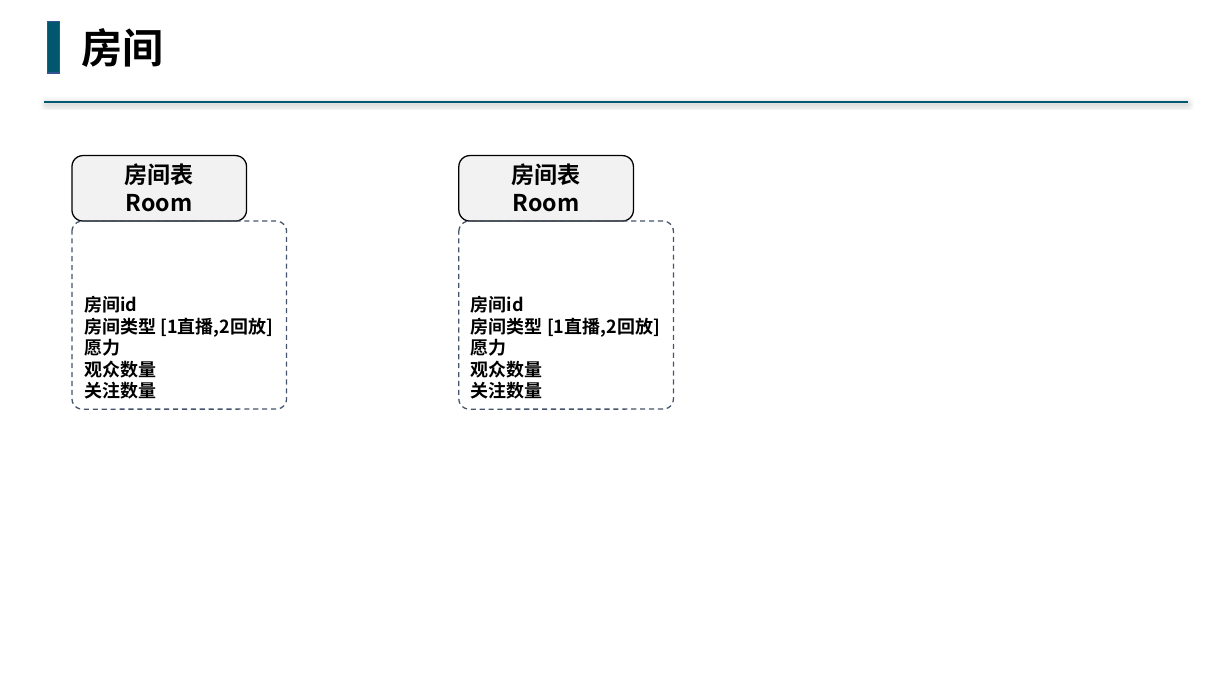
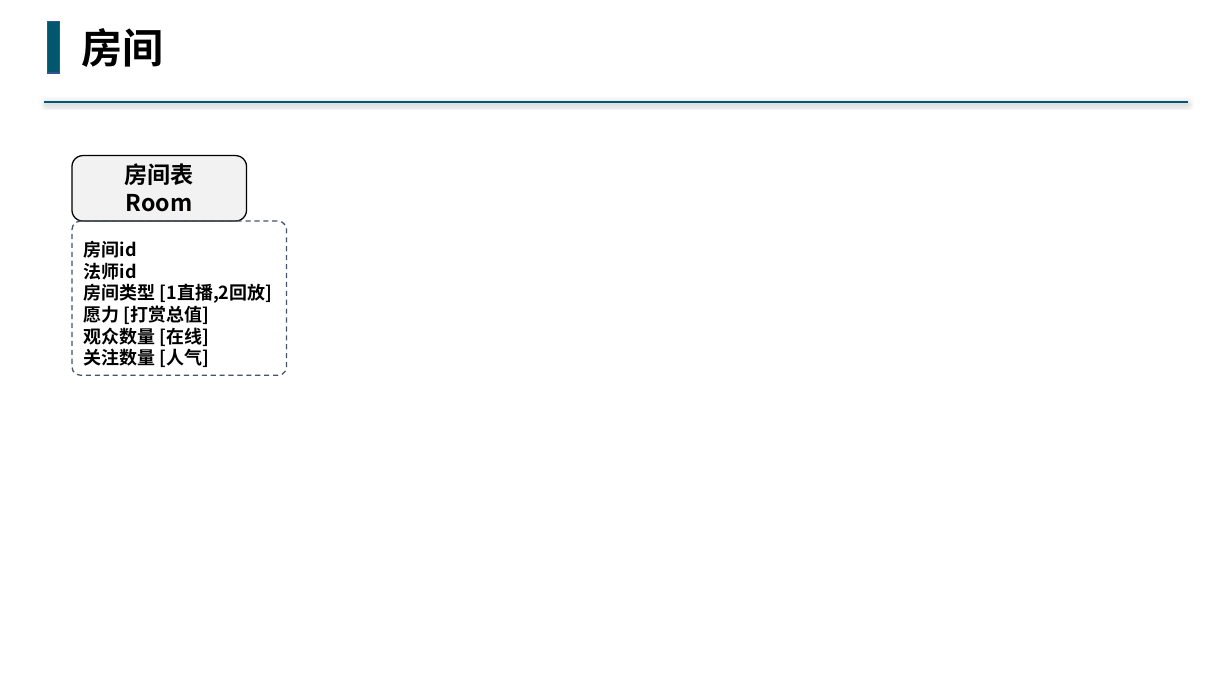
Before and after one commit to buddhachain/buddhaContract, a slide deck: slide 2 of doc/04.视频直播.pptx. Drawn at 1232x693 pixels with LibreOffice and Linux fonts; fonts in the diff are those of the drawing. Boxes give left, top, right and bottom in pixels: in the first picture for what was removed or moved away, otherwise in the second. Text is boxed around its words. In the diff, an @@ line names an element or a change of style, - is before the commit and + after.

```diff
--- a/doc/04.视频直播.pptx
+++ b/doc/04.视频直播.pptx
@@ rounded rectangle removed at (459, 155, 634, 221) @@
-房间表
-Room
@@ rounded rectangle "房间id": place and size @@
-rounded rectangle "房间id" at (72, 221, 287, 409)
+rounded rectangle "房间id" at (72, 221, 287, 375)
@@ rounded rectangle removed at (459, 221, 674, 409) @@
-房间id
-房间类型 [1直播,2回放]
-愿力
-观众数量
-关注数量
@@ text in rounded rectangle at (84, 240, 273, 367): text changed @@
-房间id
-房间类型 [1直播,2回放]
-愿力
-观众数量
-关注数量
+房间id
+法师id
+房间类型 [1直播,2回放]
+愿力 [打赏总值]
+观众数量 [在线]
+关注数量 [人气]
```
Also in this commit, not shown: 1 other slide changed, 6 slides added, 11 slides removed, 2 other files.
